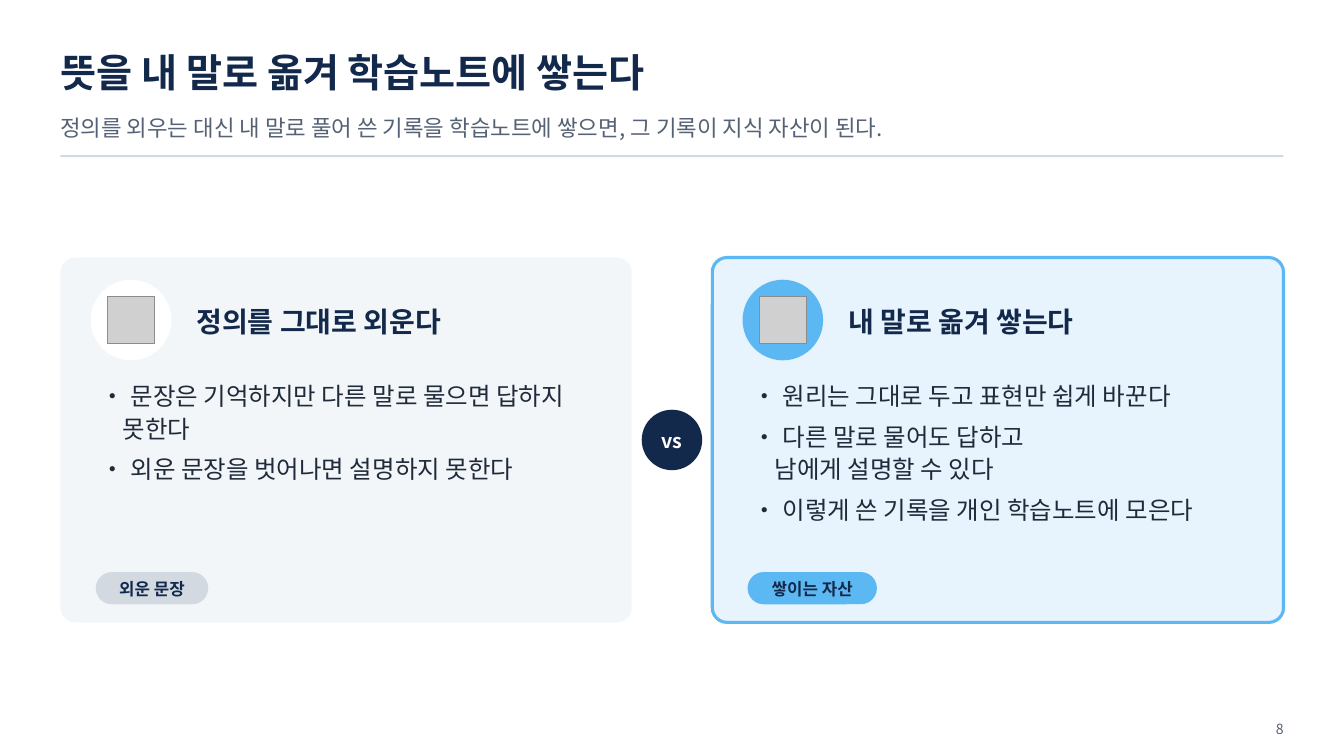
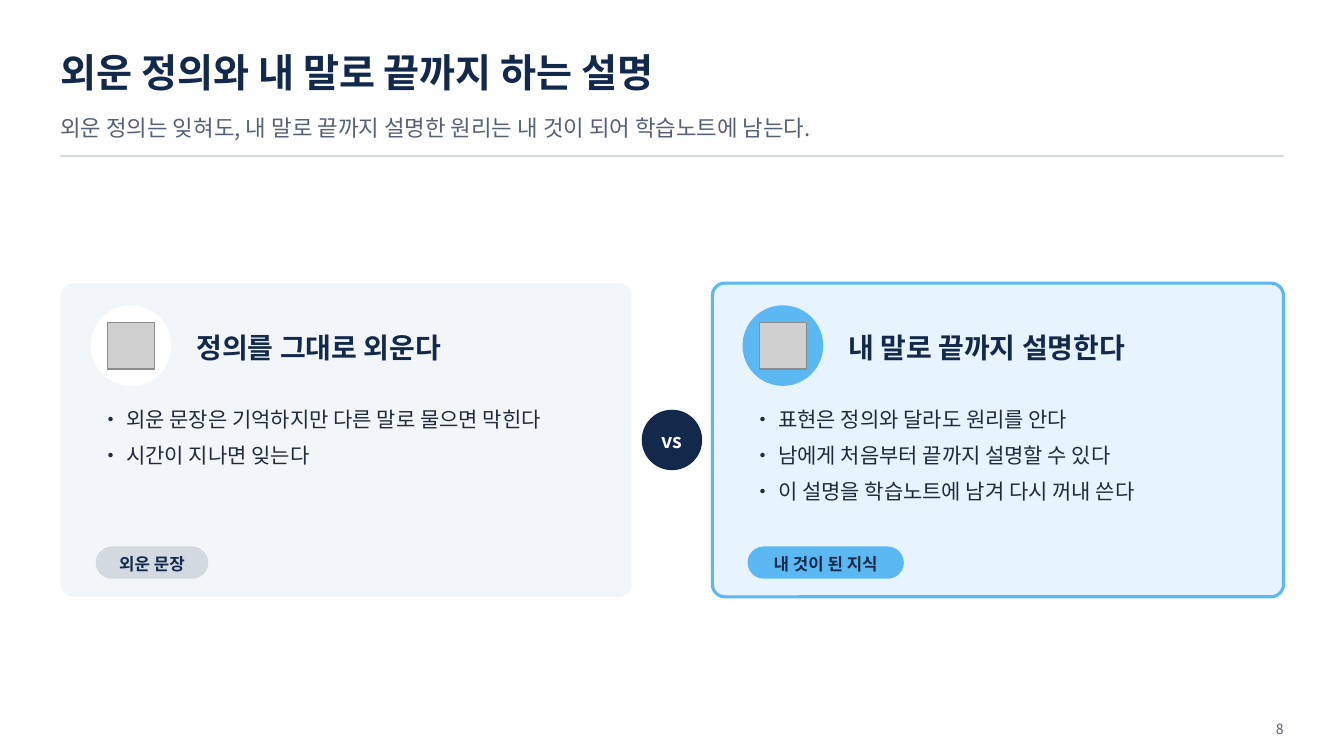
Before and after one commit to uengine-oss/hyd-iot-edu, a slide deck: slide 8 of workspace/강의제작/산출물/통합반/이론/01회차/통합반_01일차.pptx. Drawn at 1344x756 pixels with LibreOffice and Linux fonts; fonts in the diff are those of the drawing; grey boxes stand for pictures. Boxes give left, top, right and bottom in pixels: in the first picture for what was removed or moved away, otherwise in the second. Text is boxed around its words. In the diff, an @@ line names an element or a change of style, - is before the commit and + after.

Commit message:
1회차 이론 01편 공부법 · 학습목표 고침(진행 중): 덱 2 · 5~8장 화면과 노트(PPTX는 장교체로 그 장만), 9 · 10장 원고의 셋째 기록을 「직접 해 본 것과 결과」로(PPTX 미반영), 01편 대본 2 · 5~8장 새 말투. 규칙: 덱 D-7(이론은 현업 원리, 우리 시스템 구현은 말하지 않음, 정본 ceco 현업조사) · 대본 S-6 · S-7(덱을 읽지 말고 쉬운 말로 풀이) · S-10(회차 안 되짚기 없이 가볍게 잇기) · 영상 V-3 · V-14(한 문맥이 아니면 말 사이 쉼). 도구: 확정 PPTX에 장을 바꿔 끼우는 장교체.py

```diff
--- a/workspace/강의제작/산출물/통합반/이론/01회차/통합반_01일차.pptx
+++ b/workspace/강의제작/산출물/통합반/이론/01회차/통합반_01일차.pptx
@@ text at box(60, 54, 654, 91): text changed @@
-뜻을 내 말로 옮겨 학습노트에 쌓는다
+외운 정의와 내 말로 끝까지 하는 설명
@@ text at box(60, 117, 811, 140): text changed @@
-정의를 외우는 대신 내 말로 풀어 쓴 기록을 학습노트에 쌓으면, 그 기록이 지식 자산이 된다.
+외운 정의는 잊혀도, 내 말로 끝까지 설명한 원리는 내 것이 되어 학습노트에 남는다.
@@ rounded rectangle: place and size @@
-rounded rectangle at box(60, 258, 632, 623)
+rounded rectangle at box(60, 283, 632, 597)
@@ rounded rectangle: place and size @@
-rounded rectangle at box(713, 258, 1285, 623)
+rounded rectangle at box(713, 283, 1285, 597)
@@ 2 pictures, 2 ellipses, 1 text: place and size @@
-2 pictures, 2 ellipses, 1 text at box(91, 280, 824, 361)
+2 pictures, 2 ellipses, 1 text at box(91, 306, 824, 386)
@@ text at box(848, 334, 1125, 361): text changed @@
-내 말로 옮겨 쌓는다
+내 말로 끝까지 설명한다
@@ text at box(126, 409, 541, 465): text changed; size 17.5 to 15 pt @@
-• 문장은 기억하지만 다른 말로 물으면 답하지 못한다
-• 외운 문장을 벗어나면 설명하지 못한다
+• 외운 문장은 기억하지만 다른 말로 물으면 막힌다
+• 시간이 지나면 잊는다
@@ text at box(778, 409, 1135, 501): text changed; size 17.5 to 15 pt @@
-• 원리는 그대로 두고 표현만 쉽게 바꾼다
-• 다른 말로 물어도 답하고
-남에게 설명할 수 있다
-• 이렇게 쓴 기록을 개인 학습노트에 모은다
+• 표현은 정의와 달라도 원리를 안다
+• 남에게 처음부터 끝까지 설명할 수 있다
+• 이 설명을 학습노트에 남겨 다시 꺼내 쓴다
@@ text "외운 문장": place and size @@
-text "외운 문장" at box(119, 581, 185, 597)
+text "외운 문장" at box(119, 556, 185, 572)
@@ rounded rectangle: place and size @@
-rounded rectangle at box(96, 572, 209, 604)
+rounded rectangle at box(96, 546, 209, 579)
@@ rounded rectangle: place and size @@
-rounded rectangle at box(748, 572, 877, 604)
+rounded rectangle at box(748, 546, 904, 579)
@@ text at box(774, 556, 878, 572): text changed @@
-쌓이는 자산
+내 것이 된 지식
```
Also in this commit, not shown: 4 other slides changed, 6 other files.
